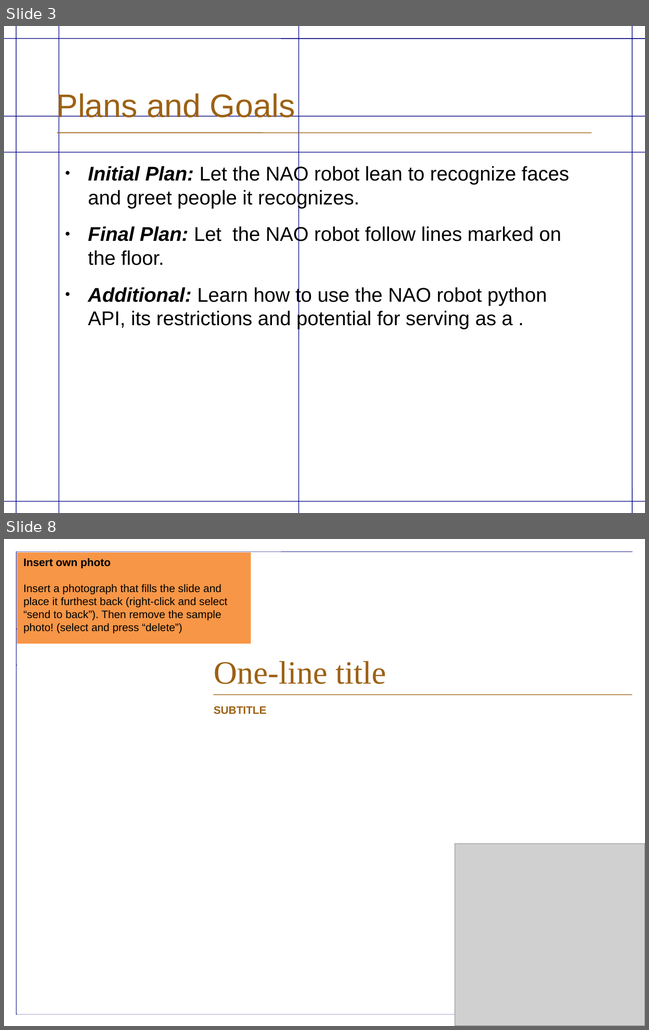
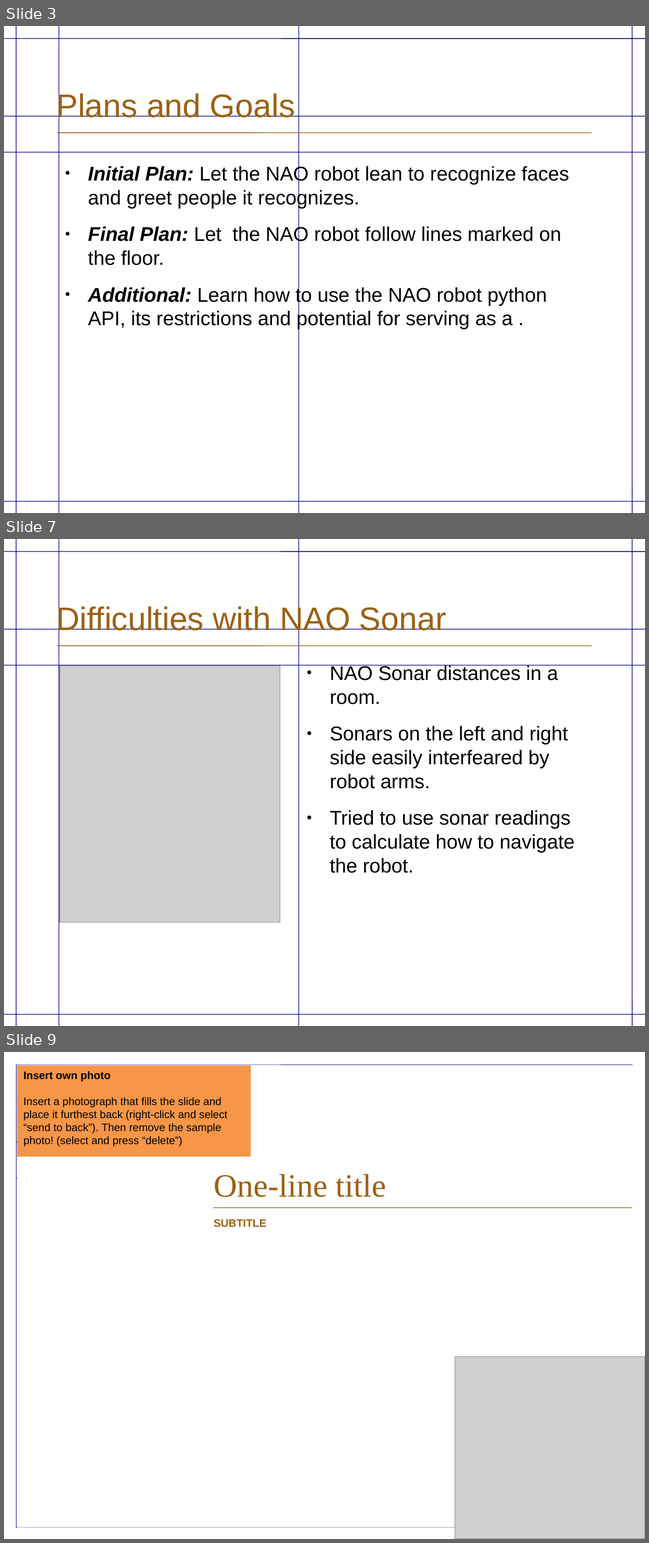
Before and after one commit to TabTabTab/NaoPresentation, a slide deck: NAOPresentation.odp. Shown one above the other, each under a label of ours: slides 3 and 8 before the commit, slides 3, 7 and 9 after it; the slides between them are not shown. The pictures are 649x1030 and 649x1543 pixels, drawn with LibreOffice and Linux fonts; fonts in the diff are those of the drawing; grey boxes stand for pictures; background and template pictures are left out. Boxes give left, top, right and bottom in pixels: in the first picture for what was removed or moved away, otherwise in the second. Text is boxed around its words. In the diff, an @@ line names an element or a change of style, - is before the commit and + after.

```diff
--- a/NAOPresentation.odp
+++ b/NAOPresentation.odp
@@ slide 7 added at (x1=4, y1=539, x2=645, y2=1026), background #FFFFFF; not listed: 9 template elements that a slide beside it also shows @@
@@ title added at (x1=56, y1=605, x2=446, y2=636), 36 pt, text #9C6114 @@
+Difficulties with NAO Sonar
@@ picture added at (x1=59, y1=666, x2=280, y2=922) @@
@@ text added at (x1=330, y1=665, x2=574, y2=873), 22 pt, text #000000 @@
+● NAO Sonar distances in a room.
+● Sonars on the left and right side easily interfeared by robot arms.
+● Tried to use sonar readings to calculate how to navigate the robot.
@@ what was slide 8 is now slide 9 @@
```
Also in this commit, not shown: 2 slides changed, 1 other slide added, 1 slide removed, 1 other file.
